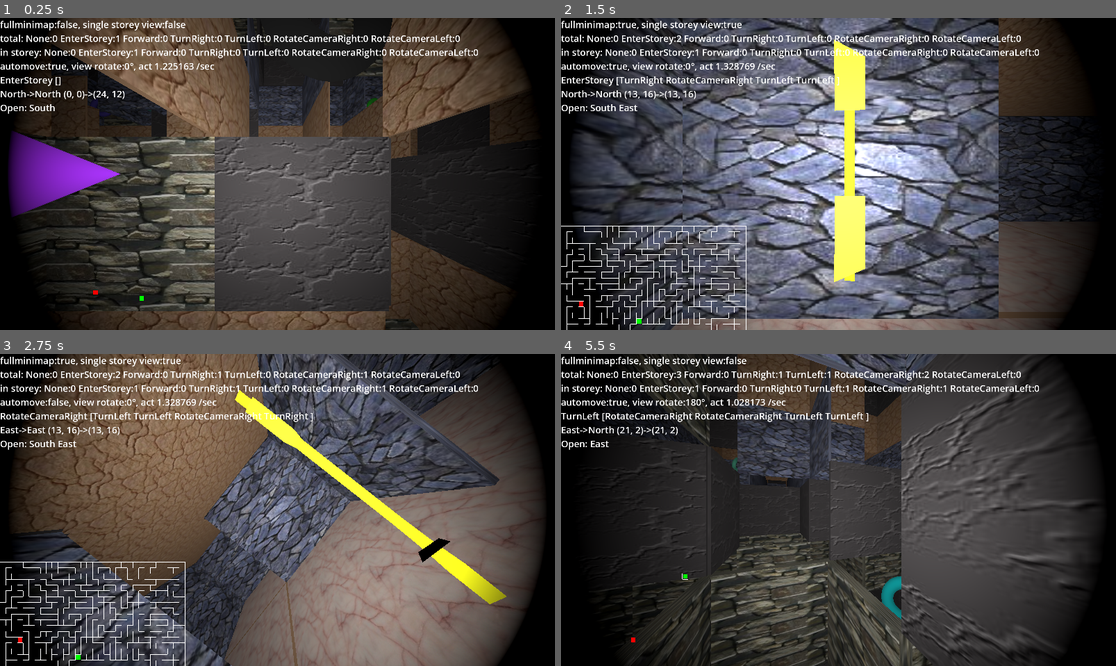
Above: before the commit, frames 1-4 (two rows, left to right).
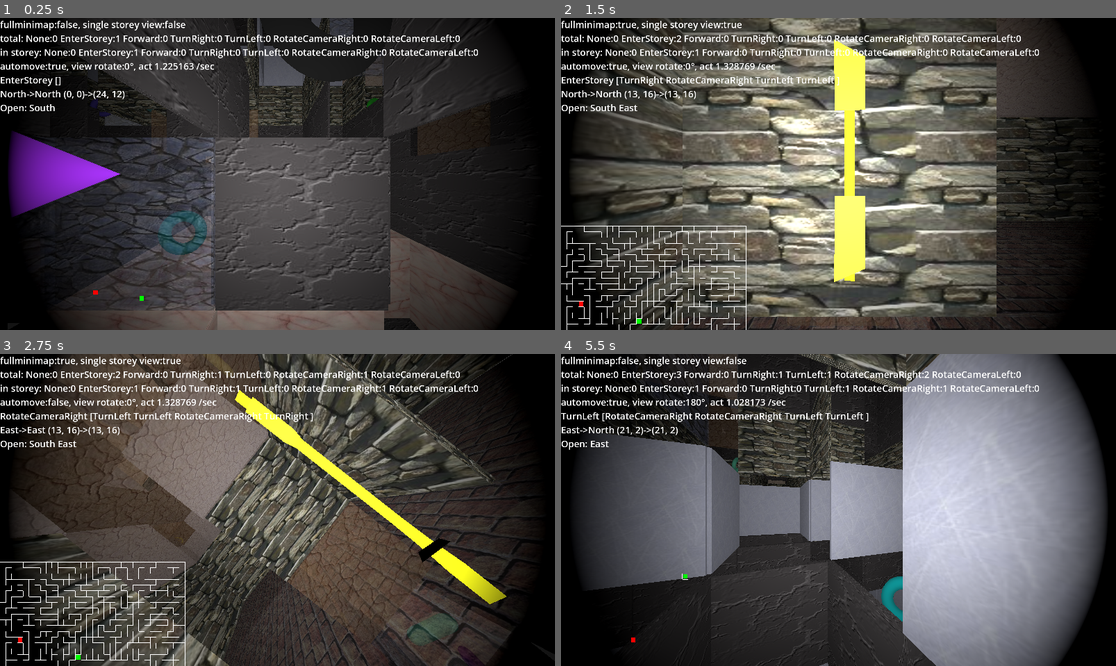
Above: after the commit, the same moments.

Repository: kasworld/gd4maze3d
Game: Godot game, scene res://main.tscn
Two runs of this game, one before a commit and one after it. Both use one fixed random seed, a clock stepped at 60 frames per second and the inputs below.
Inputs (mouse positions are in pixels of both pictures, inside the frame that each line leads up to):
- Up to frame 1 (0.25 s): no input
- Up to frame 2 (1.5 s): tap Enter at 0.5 s; move the mouse to (960, 158) at 0.52 s; hold Right 0.53-1.28 s; tap 1 at 0.6 s; click (960, 158) at 0.67 s; tap Space at 0.77 s; move the mouse to (727, 189) at 1.27 s; hold Down from 1.28 s (still down); tap 2 at 1.35 s
- Up to frame 3 (2.75 s): tap Space at 1.52 s; move the mouse to (333, 441) at 2.02 s; release Down at 2.03 s; hold Right from 2.03 s (still down); tap 3 at 2.1 s
- Up to frame 4 (5.5 s): move the mouse to (810, 572) at 2.77 s; release Right at 2.78 s; hold Up 2.78-3.53 s; tap Enter at 2.85 s; click (810, 572) at 2.92 s; tap Space at 3.02, 3.77, 4.52 s; move the mouse to (1005, 556) at 3.52 s; hold Left 3.53-5.03 s; tap 1 at 3.6 s; move the mouse to (672, 463) at 4.27 s; tap 2 at 4.35 s; move the mouse to (866, 510) at 5.02 s; hold Down from 5.03 s (still down); tap 3 at 5.1 s; click (866, 510) at 5.17 s

The runs differ from the first frame. In frame 1, 34% of the frame differs, in the area x 3-96%, y 0-100%; in frame 2, 59%; in frame 3, 64%; in frame 4, 67%, in the area x 2-99%, y 0-100%.

Commit message:
add transparency

Diff:
--- a/storey.gd
+++ b/storey.gd
@@ -3,12 +3,13 @@
 class_name Storey
 
 var tex_dict = {
-	brownbrick = preload("res://image/brownbrick.png"),
-	bluestone = preload("res://image/bluestone.png"),
-	drymud = preload("res://image/drymud.png"),
-	graystone = preload("res://image/graystone.png"),
-	pinkstone = preload("res://image/pinkstone.png"),
-	greenstone = preload("res://image/greenstone.png"),
+	brownbrick = preload("res://image/brownbrick50.png"),
+	bluestone = preload("res://image/bluestone50.png"),
+	drymud = preload("res://image/drymud50.png"),
+	graystone = preload("res://image/graystone50.png"),
+	pinkstone = preload("res://image/pinkstone50.png"),
+	greenstone = preload("res://image/greenstone50.png"),
+	ice50 = preload("res://image/ice50.png")
 }
 
 # x90 == degree
@@ -107,11 +108,12 @@
 	$Floor.mesh.size = Vector2(maze_size.x, maze_size.y)
 	$Floor.position = Vector3(maze_size.x/2.0, 0, maze_size.y/2.0)
 	$Floor.mesh.material.albedo_texture = tex_dict[tex_keys[0]]
-	#$Floor.mesh.material.transparency = BaseMaterial3D.Transparency.TRANSPARENCY_ALPHA
+	$Floor.mesh.material.transparency = BaseMaterial3D.Transparency.TRANSPARENCY_ALPHA
 
 	$Ceiling.mesh.size = Vector2(maze_size.x, maze_size.y)
 	$Ceiling.position = Vector3(maze_size.x/2.0, storey_h, maze_size.y/2.0)
 	$Ceiling.mesh.material.albedo_texture = tex_dict[tex_keys[1]]
+	$Ceiling.mesh.material.transparency = BaseMaterial3D.Transparency.TRANSPARENCY_ALPHA
 
 	maze_cells = Maze.new(maze_size)
 	maze_cells.make_maze()
@@ -177,9 +179,10 @@
 	match randi_range(0,10):
 		0:
 			mat.albedo_texture = sub_wall_tex
+			mat.transparency = BaseMaterial3D.Transparency.TRANSPARENCY_ALPHA
 		_:
 			mat.albedo_texture = main_wall_tex
-	var w = new_box(Vector3(1,1,wall_thick), mat)
+	var w = new_box(Vector3(0.99,0.99,wall_thick), mat)
 	if face_x:
 		w.rotate_y(PI/2)
 		w.position = Vector3( x  , storey_h/2.0 , y as float +0.5)
--- a/storey.tscn
+++ b/storey.tscn
@@ -1,11 +1,8 @@
-[gd_scene load_steps=8 format=3 uid="uid://c76t0bgq0j8ux"]
+[gd_scene load_steps=6 format=3 uid="uid://c76t0bgq0j8ux"]
 
 [ext_resource type="Script" path="res://storey.gd" id="1_vfl4n"]
-[ext_resource type="Texture2D" uid="uid://bbc217m5oxtrk" path="res://image/drymud.png" id="2_pgsrp"]
-[ext_resource type="Texture2D" uid="uid://cdveci1jdmug5" path="res://image/pinkstone.png" id="3_5cdxw"]
 
 [sub_resource type="StandardMaterial3D" id="StandardMaterial3D_ydl53"]
-albedo_texture = ExtResource("2_pgsrp")
 emission = Color(0.188235, 0.188235, 0.188235, 1)
 uv1_triplanar = true
 
@@ -14,7 +11,6 @@
 size = Vector2(100, 100)
 
 [sub_resource type="StandardMaterial3D" id="StandardMaterial3D_dhpxw"]
-albedo_texture = ExtResource("3_5cdxw")
 emission = Color(0.384314, 0.384314, 0.384314, 1)
 uv1_triplanar = true
 
Binary file removed: image/bluestone.png
Not shown, removed: image/bluestone.png.import
Binary file added: image/bluestone50.png
Not shown, added: image/bluestone50.png.import
Binary file removed: image/brownbrick.png
Not shown, removed: image/brownbrick.png.import
Binary file added: image/brownbrick50.png
Not shown, added: image/brownbrick50.png.import
Binary file removed: image/drymud.png
Not shown, removed: image/drymud.png.import
Binary file added: image/drymud50.png
Not shown, added: image/drymud50.png.import
(and 14 more such lines)
